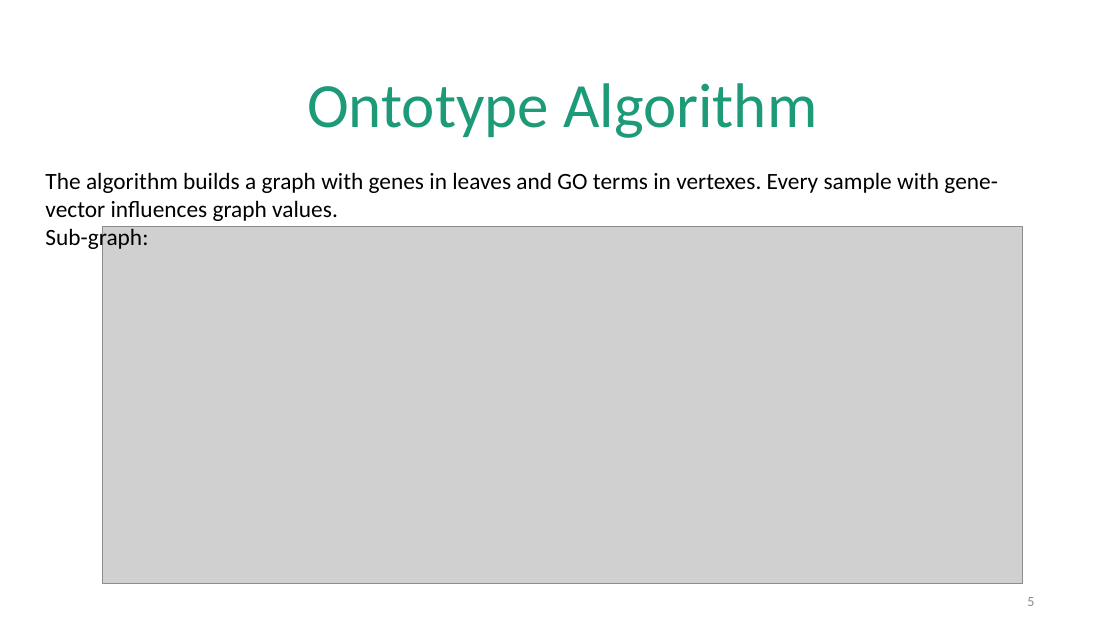
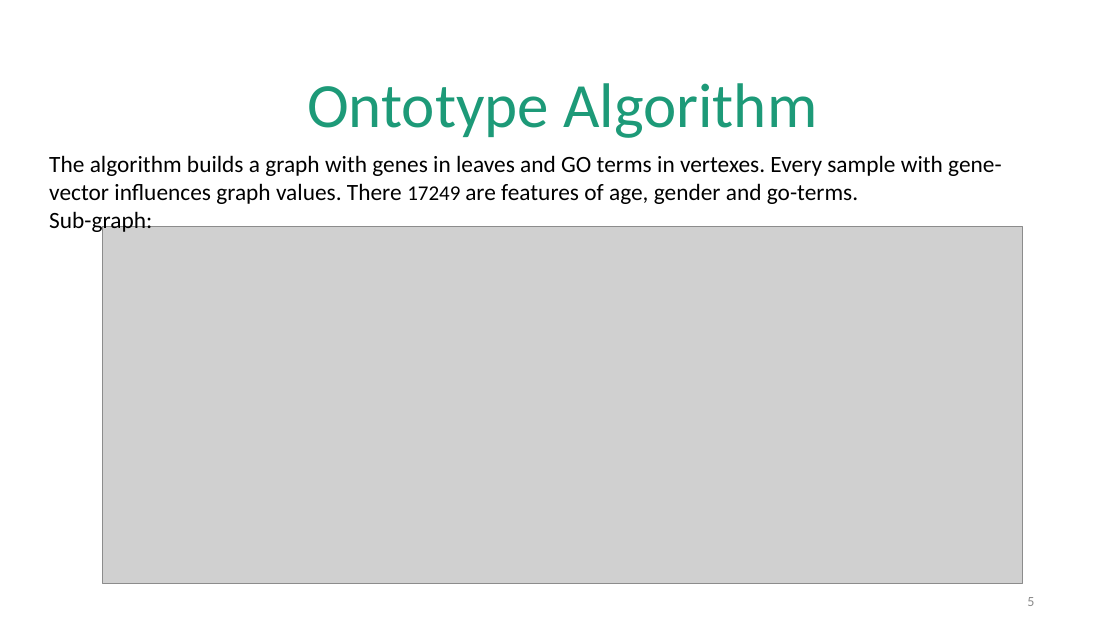
Before and after one commit to bmk1239/predict_telomere_length, a slide deck: slide 5 of presentation.pptx. Drawn at 1120x630 pixels with LibreOffice and Linux fonts; fonts in the diff are those of the drawing; grey boxes stand for pictures. Boxes give left, top, right and bottom in pixels: in the first picture for what was removed or moved away, otherwise in the second. Text is boxed around its words. In the diff, an @@ line names an element or a change of style, - is before the commit and + after.

```diff
--- a/presentation.pptx
+++ b/presentation.pptx
@@ text at [49, 155, 1001, 235]: text changed @@
-The algorithm builds a graph with genes in leaves and GO terms in vertexes. Every sample with gene-vector influences graph values.
-Sub-graph:
+The algorithm builds a graph with genes in leaves and GO terms in vertexes. Every sample with gene-vector influences graph values. There 17249 are features of age, gender and go-terms.
+Sub-graph:
```
Also in this commit, not shown: 3 other slides changed, 2 slides added.
